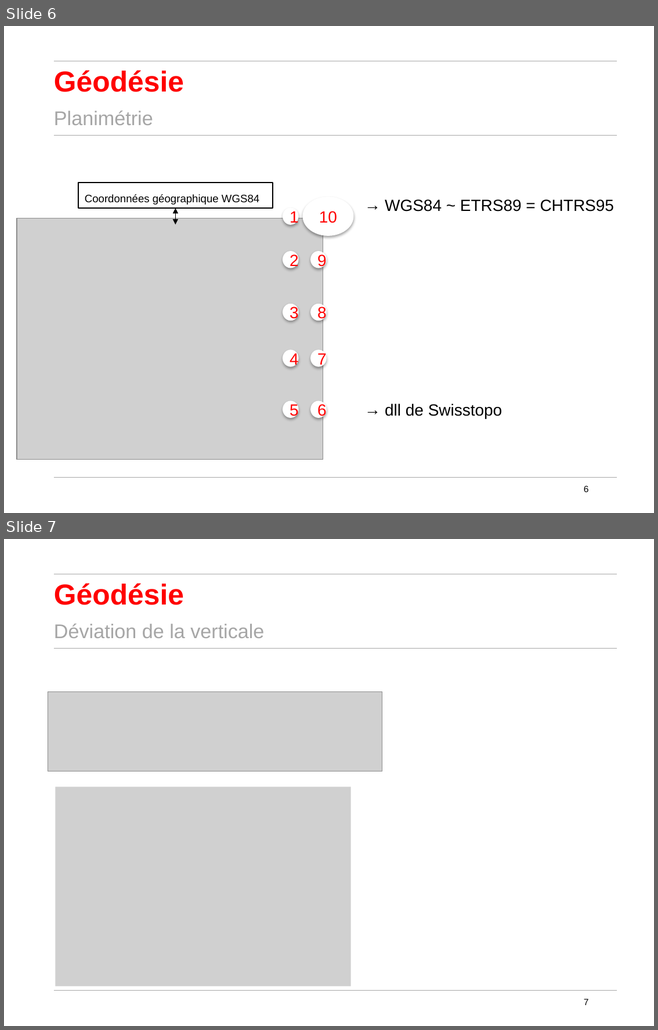
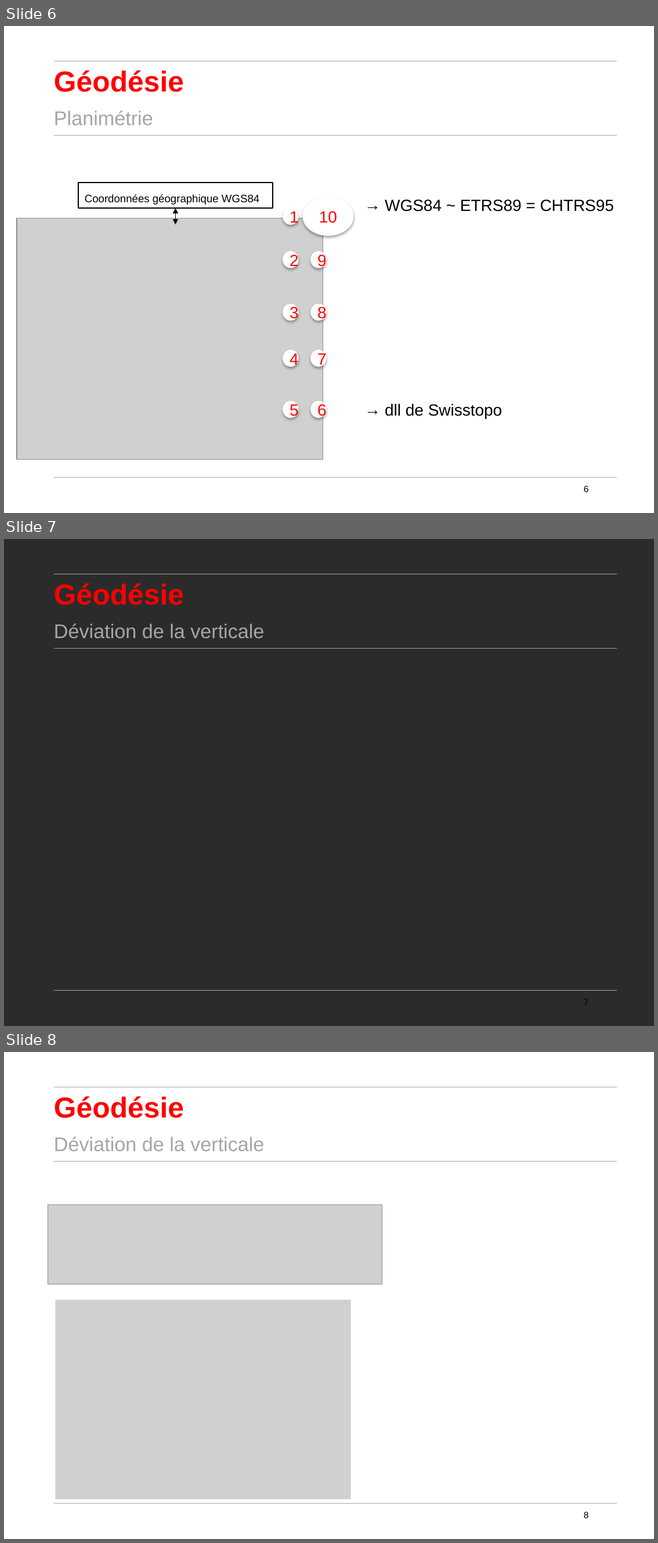
Before and after one commit to Pepiito/ProjetDev, a slide deck: docs/Presentation_DellaCasa_Bobillier.pptx. Shown one above the other, each under a label of ours: slides 6 and 7 before the commit, slides 6, 7 and 8 after it. The pictures are 658x1030 and 658x1543 pixels, drawn with LibreOffice and Linux fonts; fonts in the diff are those of the drawing; grey boxes stand for pictures; background and template pictures are left out; a plain dark background stands for a picture behind light text. Boxes give left, top, right and bottom in pixels: in the first picture for what was removed or moved away, otherwise in the second. Text is boxed around its words. In the diff, an @@ line names an element or a change of style, - is before the commit and + after.

```diff
--- a/docs/Presentation_DellaCasa_Bobillier.pptx
+++ b/docs/Presentation_DellaCasa_Bobillier.pptx
@@ slide 7 added at (4, 539, 654, 1026), background picture (left out); not listed: 3 template elements that a slide beside it also shows @@
@@ text added at (54, 583, 184, 605), 32 pt, text #FF0000, bold @@
+Géodésie
@@ text added at (54, 624, 264, 638), 22 pt, text #A6A6A6 @@
+Déviation de la verticale
@@ page number added at (583, 1000, 589, 1005), 10 pt, text #000000 @@
+7
@@ what was slide 7 is now slide 8 @@
@@ page number at (583, 1512, 589, 1518): text changed @@
-7
+8
```
Also in this commit, not shown: 1 slide changed, 1 other file.
